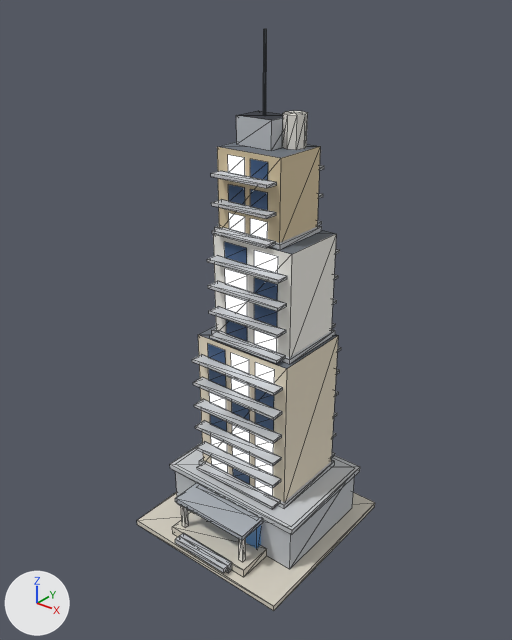
The glTF model public/models/v2/10_lod1.glb as it was, and as the next commit left it.
Camera for both pictures: a 50 mm camera at (1.96, -2.47, 2.76) aimed at (0.0, -0.02, 1.24). Every picture has the same lights, and +X, +Y and +Z are marked at lower left. The older version comes first. Mesh edges are drawn as thin lines. Vertices at exactly the same position are counted once.

In view in the first picture: 'b10_v2_lod1'.
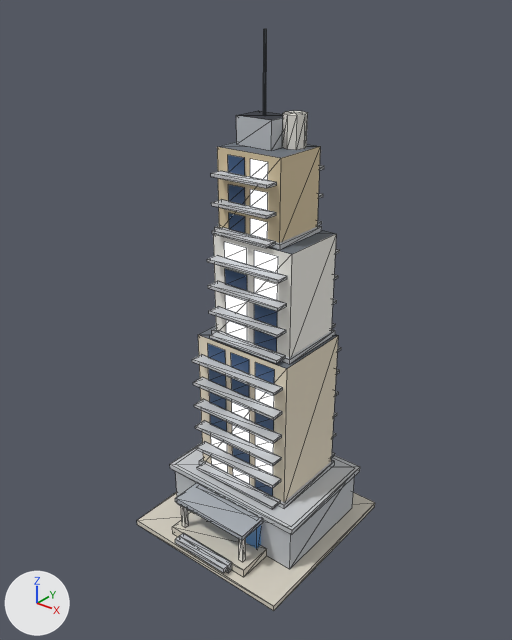
The change, as a diff of the scene's bpy script:
```diff
--- a/public/models/v2/10_lod1.glb.py
+++ b/public/models/v2/10_lod1.glb.py
@@ me_b10_v2_lod1 @@
 me_b10_v2_lod1.from_pydata(...)  # 626 vertices, 597 faces; spans x -0.48..0.48, y -0.49..0.48, z 0.0..2.56
 # used by ob_b10_v2_lod1; location = (0.0, 0.0, 0.0)
+# me_b10_v2_lod1 part 1: the loose piece of 4 vertices spanning x 0.1..0.21, y -0.14, z 0.34..0.42 is moved by (-0.15, 0.0, 0.0)
+# me_b10_v2_lod1 part 2: the loose piece of 4 vertices spanning x -0.06..0.06, y -0.14, z 0.47..0.55 is moved by (-0.15, 0.0, 0.0)
+# me_b10_v2_lod1 part 3: the loose piece of 4 vertices spanning x -0.21..-0.1, y -0.14, z 0.74..0.82 is moved by (0.31, 0.0, 0.13)
+# me_b10_v2_lod1 part 4: the loose piece of 4 vertices spanning x -0.06..0.06, y -0.14, z 0.88..0.96 is moved by (-0.07, 0.06, 0.27)
+# me_b10_v2_lod1 part 5: the loose piece of 4 vertices spanning x -0.06..0.06, y -0.14, z 1.01..1.09 is moved by (-0.07, 0.06, 0.27)
+# me_b10_v2_lod1 part 6: the loose piece of 4 vertices spanning x 0.04..0.18, y -0.08, z 1.15..1.23 is moved by (0.0, 0.0, 0.27)
+# me_b10_v2_lod1 part 7: the loose piece of 4 vertices spanning x 0.0..0.09, y -0.05, z 1.69..1.77 is moved by (0.0, 0.0, 0.27)
+# me_b10_v2_lod1 part 8: the loose piece of 4 vertices spanning x -0.13..-0.04, y -0.05, z 1.96..2.04 is moved by (0.24, -0.09, -1.62)
+# me_b10_v2_lod1 part 9: the loose piece of 4 vertices spanning x -0.21..-0.1, y -0.14, z 0.61..0.69 is moved by (0.0, 0.0, 0.13)
+# me_b10_v2_lod1 part 10: the loose piece of 4 vertices spanning x -0.21..-0.1, y -0.14, z 0.88..0.96 is moved by (0.15, 0.0, 0.0)
+# me_b10_v2_lod1 part 11: the loose piece of 4 vertices spanning x -0.21..-0.1, y -0.14, z 1.01..1.09 is moved by (0.15, 0.0, 0.0)
+# me_b10_v2_lod1 part 12: 76 of 626 vertices moved; they spanned x -0.21..0.21, y 0.25..0.3, z 0.47..2.04 and now span x -0.21..0.21, y -0.14..0.3, z 0.47..2.04; mean shift (-0.04, -0.31, 0.01); largest move (0.09, 0.25, 2.04) -> (-0.06, -0.14, 0.55)
+# me_b10_v2_lod1 part 13: 72 of 626 vertices moved; they spanned x -0.21..0.21, y -0.14..-0.05, z 0.34..2.04 and now span x -0.21..0.21, y -0.08..0.3, z 0.34..2.04; mean shift (-0.05, 0.33, 0.0); largest move (0.21, -0.14, 1.01) -> (-0.14, 0.28, 1.28)
+# me_b10_v2_lod1 part 14: all 4 faces centred in x -0.1..0.06, y 0.25, z 1.98..2.01 switch from mat_glow_window to mat_glass_dark
+# me_b10_v2_lod1 part 15: all 2 faces centred in x -0.1..-0.07, y -0.05, z 1.98..2.01 switch from mat_glow_window to mat_glass_dark
 me_b10_v2_lod1.materials.append(mat_paving)
```

Changed parts and their boxes (x1, y1, x2, y2) in the pictures (512 x 640 px; the box of a moved part takes in the faces that stretch with it):
'b10_v2_lod1', reshaped, recoloured
    both: (137, 29, 375, 611)
part 1 of me_b10_v2_lod1, moved or reshaped
    before: (255, 479, 273, 496)
    after: (233, 468, 250, 484)
part 2 of me_b10_v2_lod1, moved or reshaped
    before: (233, 447, 250, 464)
    after: (211, 436, 227, 452)
part 3 of me_b10_v2_lod1, moved or reshaped
    before: (209, 392, 226, 409)
    after: (255, 388, 274, 408)
part 4 of me_b10_v2_lod1, moved or reshaped
    before: (231, 378, 249, 397)
    after: (226, 320, 247, 341)
part 5 of me_b10_v2_lod1, moved or reshaped
    before: (231, 353, 249, 374)
    after: (225, 294, 247, 316)
part 6 of me_b10_v2_lod1, moved or reshaped
    before: (254, 330, 277, 352)
    after: (254, 278, 278, 300)
part 7 of me_b10_v2_lod1, moved or reshaped
    before: (250, 218, 268, 239)
    after: (250, 159, 268, 180)
part 8 of me_b10_v2_lod1, moved or reshaped
    before: (228, 155, 245, 176)
    after: (255, 479, 273, 496)
part 9 of me_b10_v2_lod1, moved or reshaped
    before: (210, 414, 227, 431)
    after: (209, 392, 226, 409)
part 10 of me_b10_v2_lod1, moved or reshaped
    before: (209, 369, 226, 387)
    after: (231, 378, 249, 397)
part 11 of me_b10_v2_lod1, moved or reshaped
    before: (208, 344, 225, 364)
    after: (231, 353, 249, 374)
part 12 of me_b10_v2_lod1, moved or reshaped (not visible before)
    after: (208, 155, 277, 464)
part 13 of me_b10_v2_lod1, moved or reshaped
    before: (211, 159, 278, 484)
    after: (225, 184, 277, 352)
part 14 of me_b10_v2_lod1, recoloured
    after: (233, 447, 250, 464)
part 15 of me_b10_v2_lod1, recoloured
    before: (228, 155, 245, 176)
    after: (255, 479, 273, 496)
